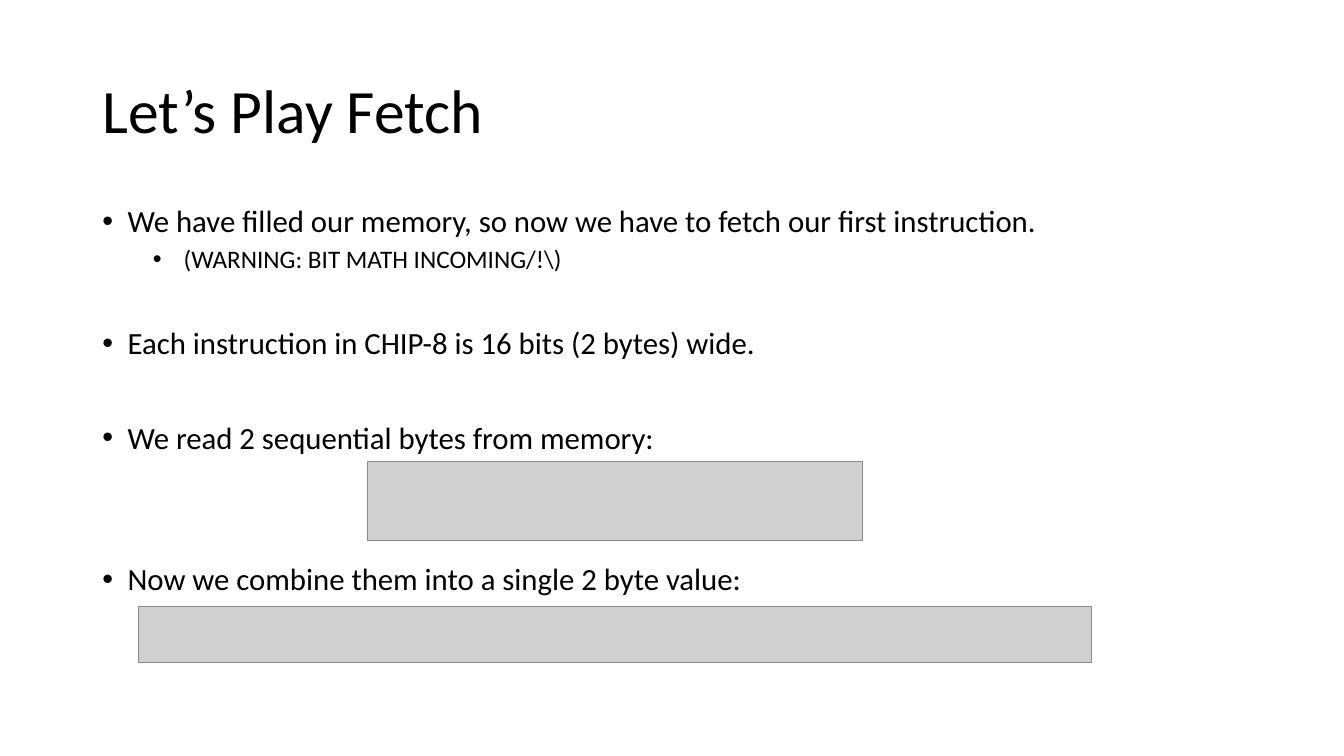
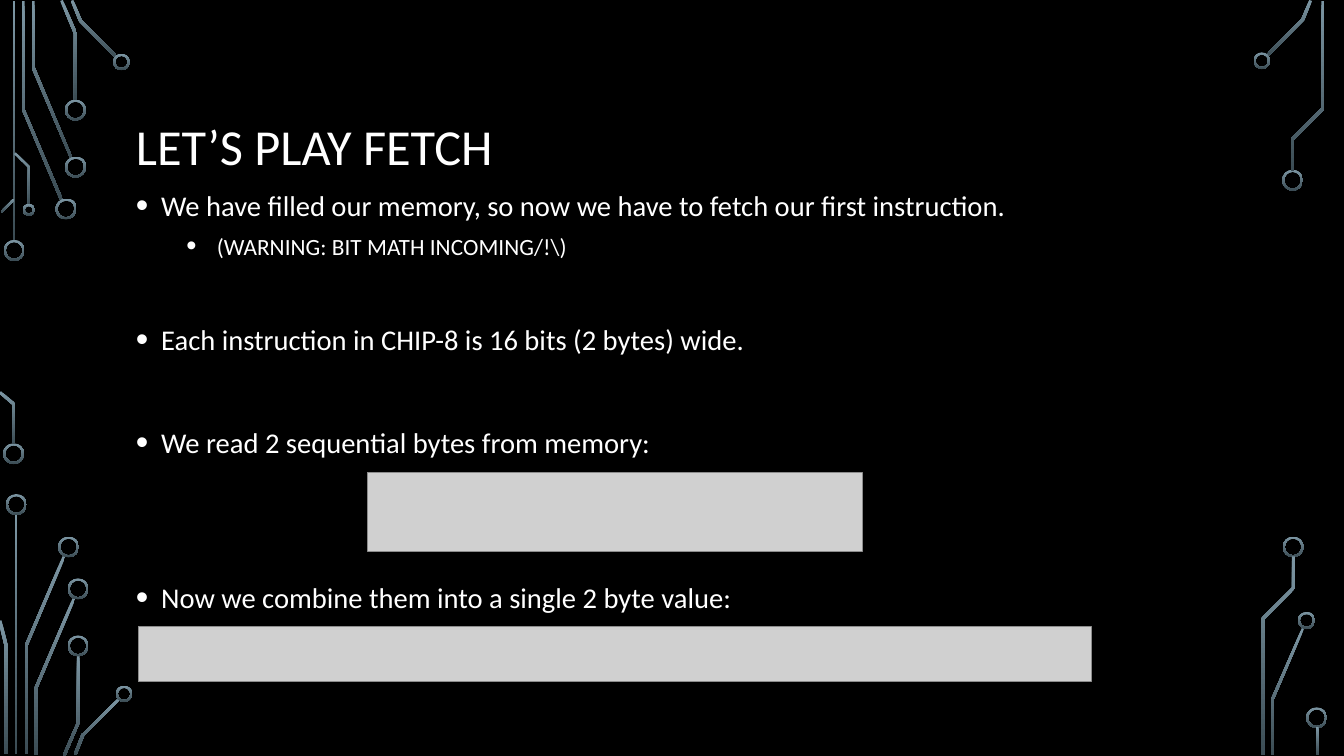
Before and after one commit to sfaria/CHIP-8-Emulator, a slide deck: slide 15 of Let’s Write an Emulator!.pptx. Drawn at 1344x756 pixels with LibreOffice and Linux fonts; fonts in the diff are those of the drawing; grey boxes stand for pictures; background and template pictures are left out. Boxes give left, top, right and bottom in pixels: in the first picture for what was removed or moved away, otherwise in the second. Text is boxed around its words. In the diff, an @@ line names an element or a change of style, - is before the commit and + after.

```diff
--- a/Let’s Write an Emulator!.pptx
+++ b/Let’s Write an Emulator!.pptx
@@ background #FFFFFF to picture (left out) @@
@@ title at box(136, 129, 493, 166): text changed; size 44 to 36 pt; text colour #000000 to #FFFFFF @@
-Let’s Play Fetch
+LET’S PLAY FETCH
@@ text "We have filled our memory, ...": place and size @@
-text "We have filled our memory, ..." at box(128, 210, 1035, 596)
+text "We have filled our memory, ..." at box(161, 196, 1005, 613)
@@ text "We have filled our memory, ..." at box(161, 196, 1005, 613): size 22 to 20.4 pt in "We have filled our memory, so now ...", "Each instruction in CHIP-8 is 16 bits ...", "We read 2 sequential bytes from memory:", "Now we combine them into a single ..."; text colour #000000 to #FFFFFF; size 18 to 16.6 pt in "(WARNING: BIT MATH INCOMING/!\)"; line spacing 0.9 to 1.1 @@
@@ picture: place and size @@
-picture at box(367, 462, 862, 540)
+picture at box(367, 473, 862, 552)
@@ picture: place and size @@
-picture at box(138, 607, 1091, 662)
+picture at box(138, 626, 1091, 682)
@@ group added at box(0, 0, 1328, 756): 33 freeform shapes, 3 rectangles @@
```
Also in this commit, not shown: 26 other slides changed, 1 slide added.
